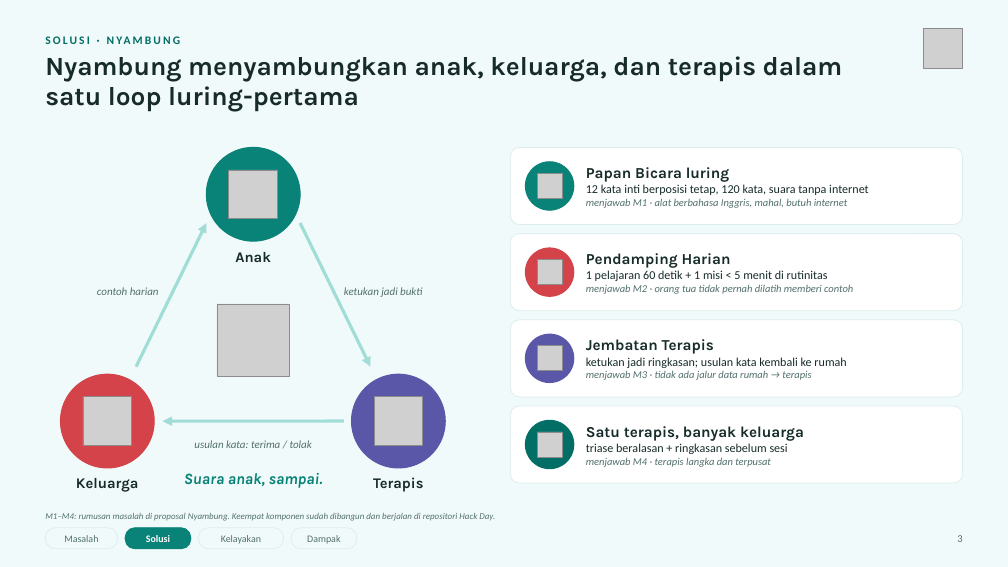
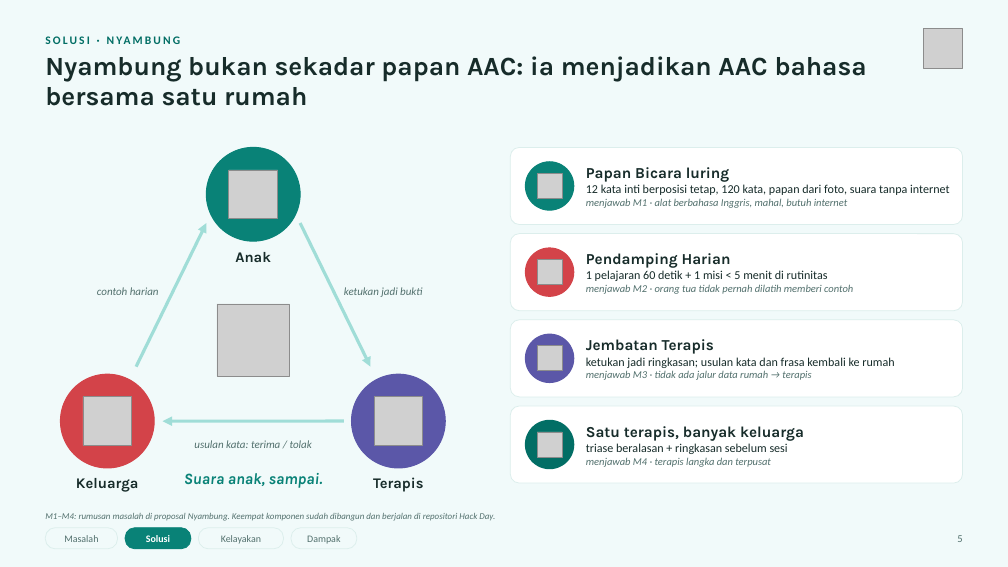
Before and after one commit to MikaelAdikara/Nyambung, a slide deck: slide 5 of deck/Nyambung-Pitch-Deck.pptx (slide 3 before the commit). Drawn at 1008x567 pixels with LibreOffice and Linux fonts; fonts in the diff are those of the drawing; grey boxes stand for pictures. Boxes give left, top, right and bottom in pixels: in the first picture for what was removed or moved away, otherwise in the second. Text is boxed around its words. In the diff, an @@ line names an element or a change of style, - is before the commit and + after.

```diff
--- a/deck/Nyambung-Pitch-Deck.pptx
+++ b/deck/Nyambung-Pitch-Deck.pptx
@@ text at box(45, 56, 867, 106): text changed @@
-Nyambung menyambungkan anak, keluarga, dan terapis dalam satu loop luring-pertama
+Nyambung bukan sekadar papan AAC: ia menjadikan AAC bahasa bersama satu rumah
@@ text at box(586, 184, 950, 195): text changed @@
-12 kata inti berposisi tetap, 120 kata, suara tanpa internet
+12 kata inti berposisi tetap, 120 kata, papan dari foto, suara tanpa internet
@@ text at box(586, 357, 894, 368): text changed @@
-ketukan jadi ringkasan; usulan kata kembali ke rumah
+ketukan jadi ringkasan; usulan kata dan frasa kembali ke rumah
```
Also in this commit, not shown: 10 other slides changed, 3 slides added, 2 slides removed, 3 other files.
